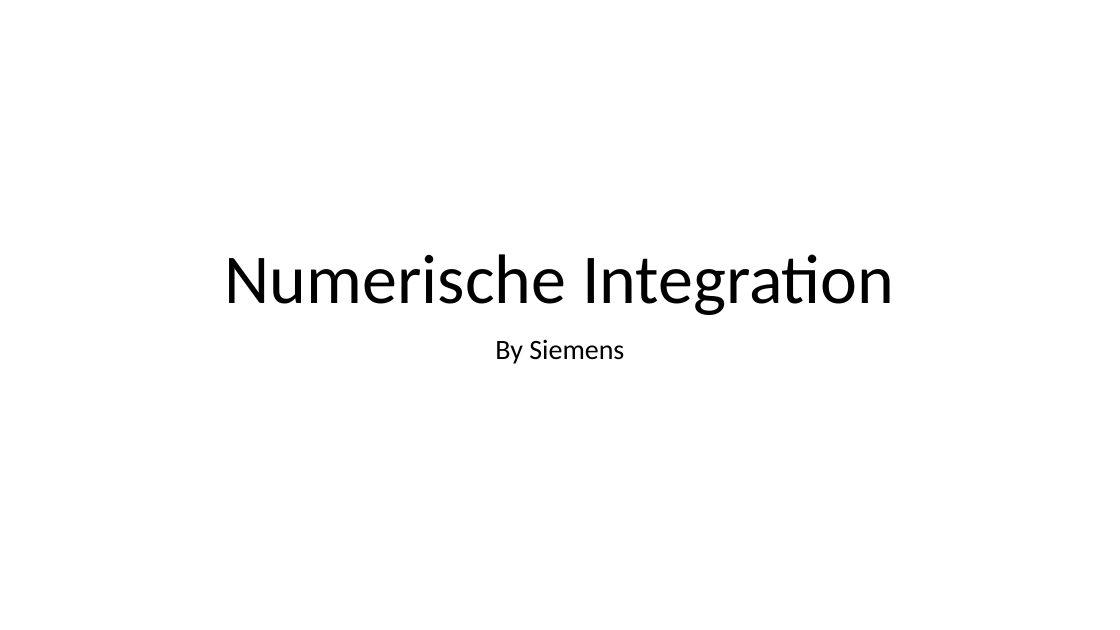
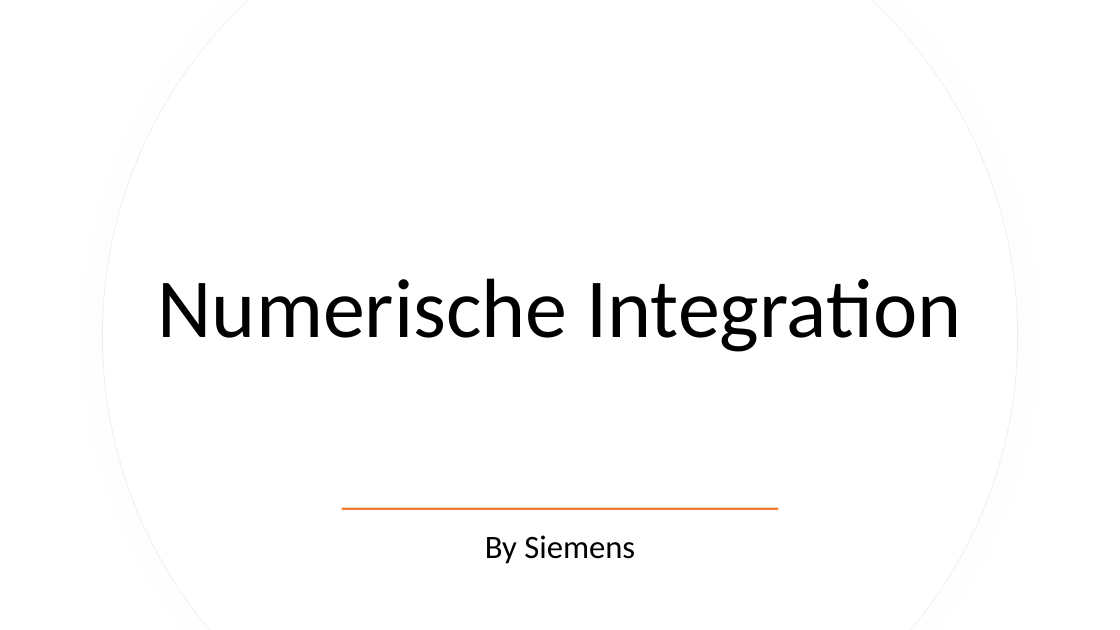
Before and after one commit to lstranzinger18/Numerik-und-Logik, a slide deck: slide 1 of Numerische Integration/Numerische Integration.pptx. Drawn at 1120x630 pixels with LibreOffice and Linux fonts; fonts in the diff are those of the drawing. Boxes give left, top, right and bottom in pixels: in the first picture for what was removed or moved away, otherwise in the second. Text is boxed around its words. In the diff, an @@ line names an element or a change of style, - is before the commit and + after.

Commit message:
Updated presentation
presentation: added data for the slide "Weitere Quadraturformeln" and added a design for the whole presentation

```diff
--- a/Numerische Integration/Numerische Integration.pptx
+++ b/Numerische Integration/Numerische Integration.pptx
@@ freeform shape added at bbox=[103, 0, 1018, 630], fill #FFFFFF, outline #EFEFEF 0.75 pt @@
@@ freeform shape added at bbox=[103, 0, 1017, 630], fill #FFFFFF @@
@@ title "Numerische Integration": place and size @@
-title "Numerische Integration" at bbox=[225, 254, 895, 315]
+title "Numerische Integration" at bbox=[158, 278, 961, 352]
@@ title "Numerische Integration" at bbox=[158, 278, 961, 352]: size 60 to 72 pt; vertical alignment bottom to middle @@
@@ rectangle added at bbox=[342, 507, 779, 510], fill #ED7D31 @@
@@ subtitle "By Siemens": place and size @@
-subtitle "By Siemens" at bbox=[495, 339, 624, 364]
+subtitle "By Siemens" at bbox=[485, 535, 635, 564]
@@ subtitle "By Siemens" at bbox=[485, 535, 635, 564]: size 24 to 28 pt; vertical alignment top to middle @@
```
Also in this commit, not shown: 6 other slides changed.
